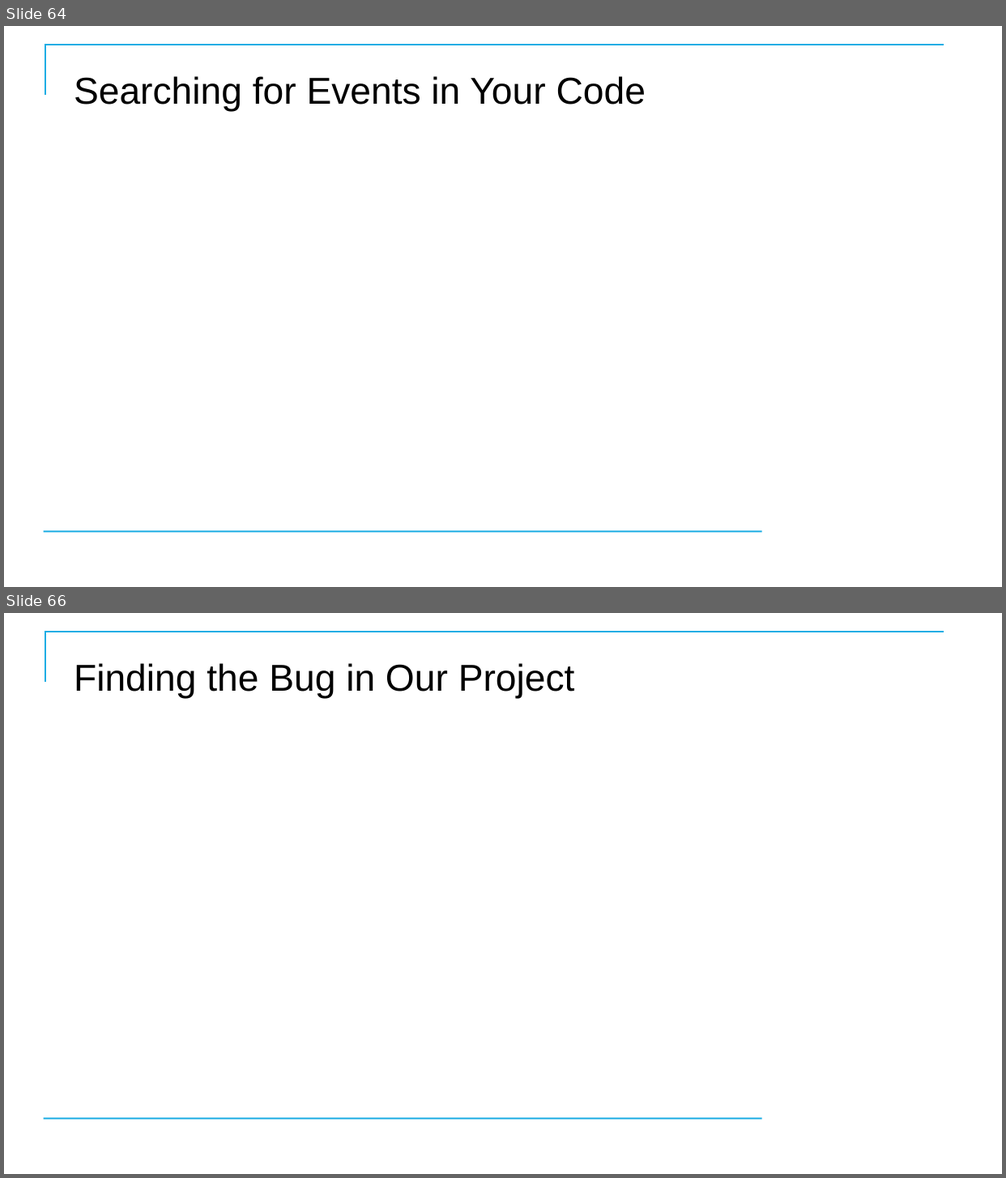
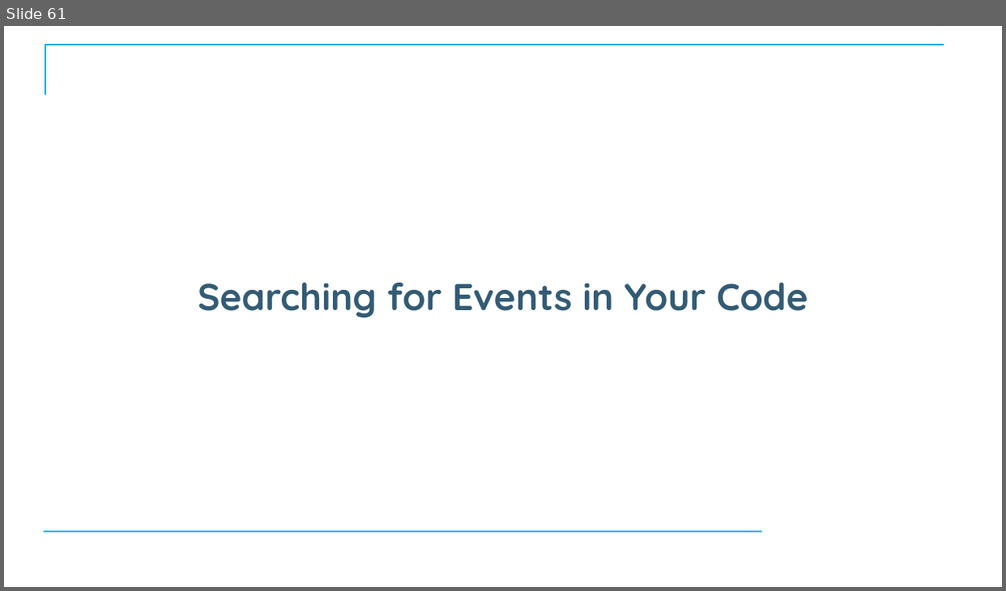
Before and after one commit to CostelloTechnicalConsulting/XGHDEV, a slide deck: ppt/XGHDEV.pptx. Shown one above the other, each under a label of ours: slides 64 and 66 before the commit, slide 61 after it; the slides between them are not shown. The pictures are 1006x1178 and 1006x591 pixels, drawn with LibreOffice and Linux fonts; fonts in the diff are those of the drawing; background and template pictures are left out. Boxes give left, top, right and bottom in pixels: in the first picture for what was removed or moved away, otherwise in the second. Text is boxed around its words. In the diff, an @@ line names an element or a change of style, - is before the commit and + after.

```diff
--- a/ppt/XGHDEV.pptx
+++ b/ppt/XGHDEV.pptx
@@ slide 66 removed at (4,613,1002,1174), background #FFFFFF; not listed: 2 template elements that a slide beside it also shows @@
@@ title removed at (74,663,575,699) @@
-Finding the Bug in Our Project
@@ what was slide 64 is now slide 61 @@
@@ slide 61 changed as well @@
@@ title "Searching for Events in Your ...": place and size @@
-title "Searching for Events in Your ..." at (74,76,646,112)
+title "Searching for Events in Your ..." at (198,283,808,318)
@@ title "Searching for Events in Your ..." at (198,283,808,318): font Arial to Quicksand, text colour #000000 to #335B74, bold on; alignment left to centre @@
```
Also in this commit, not shown: 41 other slides changed, 6 other slides removed.
